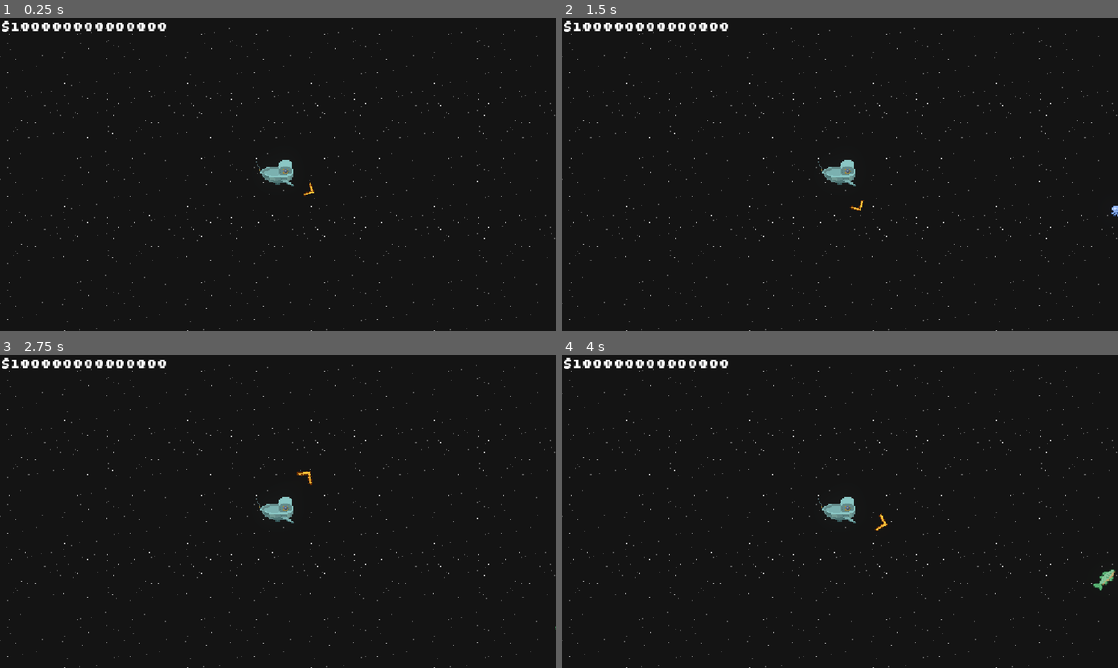
Above: before the commit, frames 1-4 (two rows, left to right).
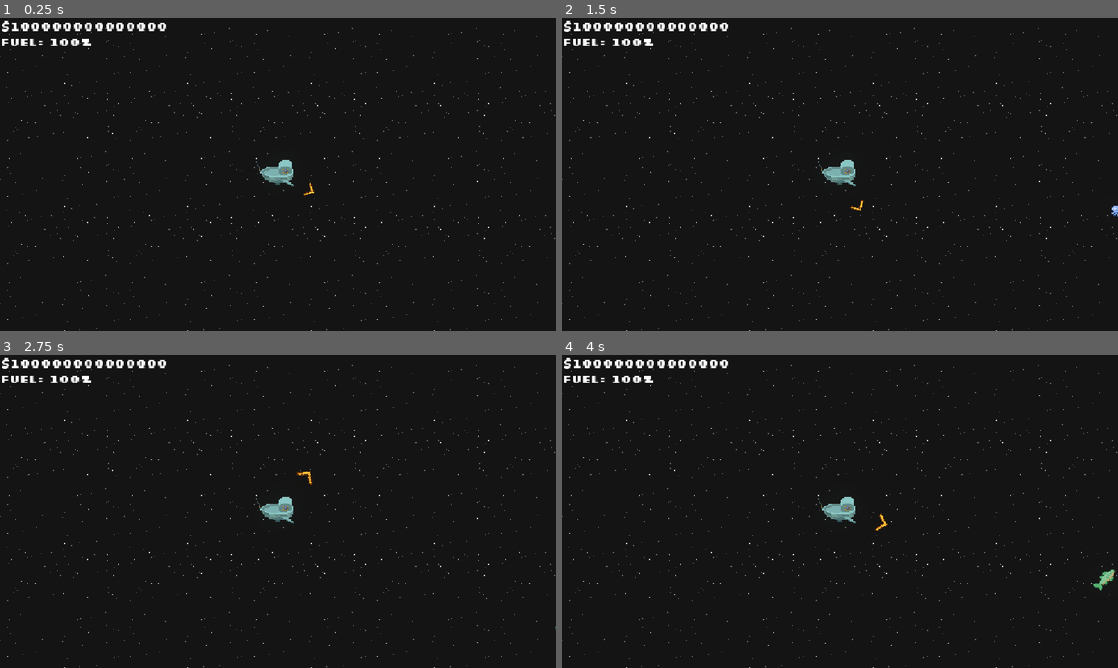
Above: after the commit, the same moments.

Repository: DudeNamedDarcy/CosmicJam2026
Game: Godot game, scene res://Scenes/game_scene.tscn
The game is run twice, just before and just after one commit, with the same random seed, the same clock (stepped at 60 frames per second) and the same inputs.
Inputs (mouse positions are in pixels of both pictures, inside the frame that each line leads up to):
- Up to frame 1 (0.25 s): no input
- Up to frame 2 (1.5 s): move the mouse to (962, 158) at 0.52 s; press the mouse at (962, 158) at 0.53 s; hold Right (ComboRight) 0.53-1.25 s; release the mouse at (962, 158) at 1.25 s; drag from (728, 190) to (1106, 224) at 1.27 s
- Up to frame 3 (2.75 s): move the mouse to (333, 442) at 2.02 s; press the mouse at (333, 442) at 2.03 s; hold Right (ComboRight) from 2.03 s (still down)
- Up to frame 4 (4 s): release Right (ComboRight) at 2.75 s; release the mouse at (895, 442) at 2.75 s; tap Enter at 2.75 s; drag from (812, 574) to (673, 464) at 2.77 s; move the mouse to (1006, 558) at 3.52 s; press the mouse at (1006, 558) at 3.53 s; hold Left (ComboLeft) from 3.53 s (still down)

The runs differ from the first frame. In frame 1, 0.2% of the frame differs, in the area x 0-17%, y 6-9%; in frame 2, 0.2%; in frame 3, 0.2%; in frame 4, 0.2%.

Commit message:
added ui

Diff:
--- a/Scenes/game_scene.tscn
+++ b/Scenes/game_scene.tscn
@@ -12,6 +12,7 @@
 [ext_resource type="PackedScene" uid="uid://co5te5e76e4vk" path="res://Scenes/Fish/patrick_starfish.tscn" id="8_ldntv"]
 [ext_resource type="PackedScene" uid="uid://w7gafq2uiia1" path="res://Scenes/Fish/gold_fish.tscn" id="9_w8jfd"]
 [ext_resource type="PackedScene" uid="uid://wgsgx4i8wbue" path="res://Scenes/Fish/big_fish.tscn" id="10_a7fet"]
+[ext_resource type="FontFile" uid="uid://d0yv4rsexmrsw" path="res://fonts/Silkscreen/Silkscreen-Bold.ttf" id="13_wywco"]
 
 [sub_resource type="WorldBoundaryShape2D" id="WorldBoundaryShape2D_g4v7s"]
 normal = Vector2(0, 1)
@@ -155,4 +156,40 @@
 color = Color(0.09112144, 0.09112146, 0.09112144, 1)
 metadata/_edit_use_anchors_ = true
 
+[node name="CanvasLayer" type="CanvasLayer" parent="." unique_id=1888502825]
+
+[node name="MoneyUI" type="Control" parent="CanvasLayer" unique_id=969162968]
+z_index = 10
+layout_mode = 3
+anchors_preset = 0
+offset_right = 400.0
+offset_bottom = 33.0
+
+[node name="RichTextLabel" type="RichTextLabel" parent="CanvasLayer/MoneyUI" unique_id=1241626468]
+layout_mode = 0
+offset_right = 400.0
+offset_bottom = 33.0
+theme_override_fonts/normal_font = ExtResource("13_wywco")
+theme_override_font_sizes/normal_font_size = 25
+text = "$100000000000000"
+fit_content = true
+
+[node name="FuelUI" type="Control" parent="CanvasLayer" unique_id=2131385606]
+z_index = 10
+propagate_maximum_size = true
+layout_mode = 3
+anchors_preset = 0
+offset_top = 33.0
+offset_right = 400.0
+offset_bottom = 66.0
+
+[node name="RichTextLabel" type="RichTextLabel" parent="CanvasLayer/FuelUI" unique_id=623553988]
+layout_mode = 0
+offset_right = 400.0
+offset_bottom = 33.0
+theme_override_fonts/normal_font = ExtResource("13_wywco")
+theme_override_font_sizes/normal_font_size = 25
+text = "Fuel: 100%"
+fit_content = true
+
 [connection signal="timeout" from="Fish Spawner/Spawn Timer" to="Fish Spawner" method="_on_spawn_timer_timeout"]
--- /dev/null
+++ b/Scenes/money_fuel_ui.gd
@@ -0,0 +1,12 @@
+extends CanvasLayer
+
+@export var moneyTextControl: Control
+@export var fuelTextControl: Control
+# Called when the node enters the scene tree for the first time.
+func _ready() -> void:
+	pass # Replace with function body.
+
+
+# Called every frame. 'delta' is the elapsed time since the previous frame.
+func _process(delta: float) -> void:
+	pass
--- /dev/null
+++ b/Scenes/money_fuel_ui.tscn
@@ -0,0 +1,43 @@
+[gd_scene format=3 uid="uid://buf18n2jp25y4"]
+
+[ext_resource type="FontFile" uid="uid://d0yv4rsexmrsw" path="res://fonts/Silkscreen/Silkscreen-Bold.ttf" id="1_ebmla"]
+[ext_resource type="Script" uid="uid://borjumllejliy" path="res://Scenes/money_fuel_ui.gd" id="1_vhiju"]
+
+[node name="MoneyFuelUI" type="CanvasLayer" unique_id=1013169491 node_paths=PackedStringArray("moneyTextControl", "fuelTextControl")]
+script = ExtResource("1_vhiju")
+moneyTextControl = NodePath("MoneyUI")
+fuelTextControl = NodePath("FuelUI")
+
+[node name="MoneyUI" type="Control" parent="." unique_id=364832241]
+z_index = 10
+layout_mode = 3
+anchors_preset = 0
+offset_right = 400.0
+offset_bottom = 33.0
+
+[node name="RichTextLabel" type="RichTextLabel" parent="MoneyUI" unique_id=1859071307]
+layout_mode = 0
+offset_right = 400.0
+offset_bottom = 33.0
+theme_override_fonts/normal_font = ExtResource("1_ebmla")
+theme_override_font_sizes/normal_font_size = 25
+text = "$100000000000000"
+fit_content = true
+
+[node name="FuelUI" type="Control" parent="." unique_id=346783724]
+z_index = 10
+propagate_maximum_size = true
+layout_mode = 3
+anchors_preset = 0
+offset_top = 33.0
+offset_right = 400.0
+offset_bottom = 66.0
+
+[node name="RichTextLabel" type="RichTextLabel" parent="FuelUI" unique_id=1204431138]
+layout_mode = 0
+offset_right = 400.0
+offset_bottom = 33.0
+theme_override_fonts/normal_font = ExtResource("1_ebmla")
+theme_override_font_sizes/normal_font_size = 25
+text = "Fuel: 100%"
+fit_content = true
--- a/Scenes/player_controller.tscn
+++ b/Scenes/player_controller.tscn
@@ -6,7 +6,6 @@
 [ext_resource type="Texture2D" uid="uid://d0d4myx373kr1" path="res://Assets/Final/boat-move.png" id="4_3b8x7"]
 [ext_resource type="Texture2D" uid="uid://cwncb0hdu7ay6" path="res://Assets/Final/aimer.png" id="5_1esxm"]
 [ext_resource type="Script" uid="uid://f5wiuad0pepu" path="res://Scenes/follow_camera.gd" id="5_3b8x7"]
-[ext_resource type="FontFile" uid="uid://d0yv4rsexmrsw" path="res://fonts/Silkscreen/Silkscreen-Bold.ttf" id="6_53kst"]
 
 [sub_resource type="AtlasTexture" id="AtlasTexture_4jfj4"]
 atlas = ExtResource("2_1esxm")
@@ -265,24 +264,6 @@
 position_smoothing_speed = 10.0
 script = ExtResource("5_3b8x7")
 
-[node name="CanvasLayer" type="CanvasLayer" parent="FollowCamera" unique_id=1421098466]
-
-[node name="MoneyUI" type="Control" parent="FollowCamera/CanvasLayer" unique_id=1080989163]
-z_index = 10
-layout_mode = 3
-anchors_preset = 0
-offset_right = 400.0
-offset_bottom = 33.0
-
-[node name="RichTextLabel" type="RichTextLabel" parent="FollowCamera/CanvasLayer/MoneyUI" unique_id=1684469394]
-layout_mode = 0
-offset_right = 400.0
-offset_bottom = 33.0
-theme_override_fonts/normal_font = ExtResource("6_53kst")
-theme_override_font_sizes/normal_font_size = 25
-text = "$100000000000000"
-fit_content = true
-
 [node name="AimRingPivot" type="Node2D" parent="." unique_id=186638772]
 
 [node name="Sprite2D" type="Sprite2D" parent="AimRingPivot" unique_id=702906683]
Not shown, added: Scenes/money_fuel_ui.gd.uid
